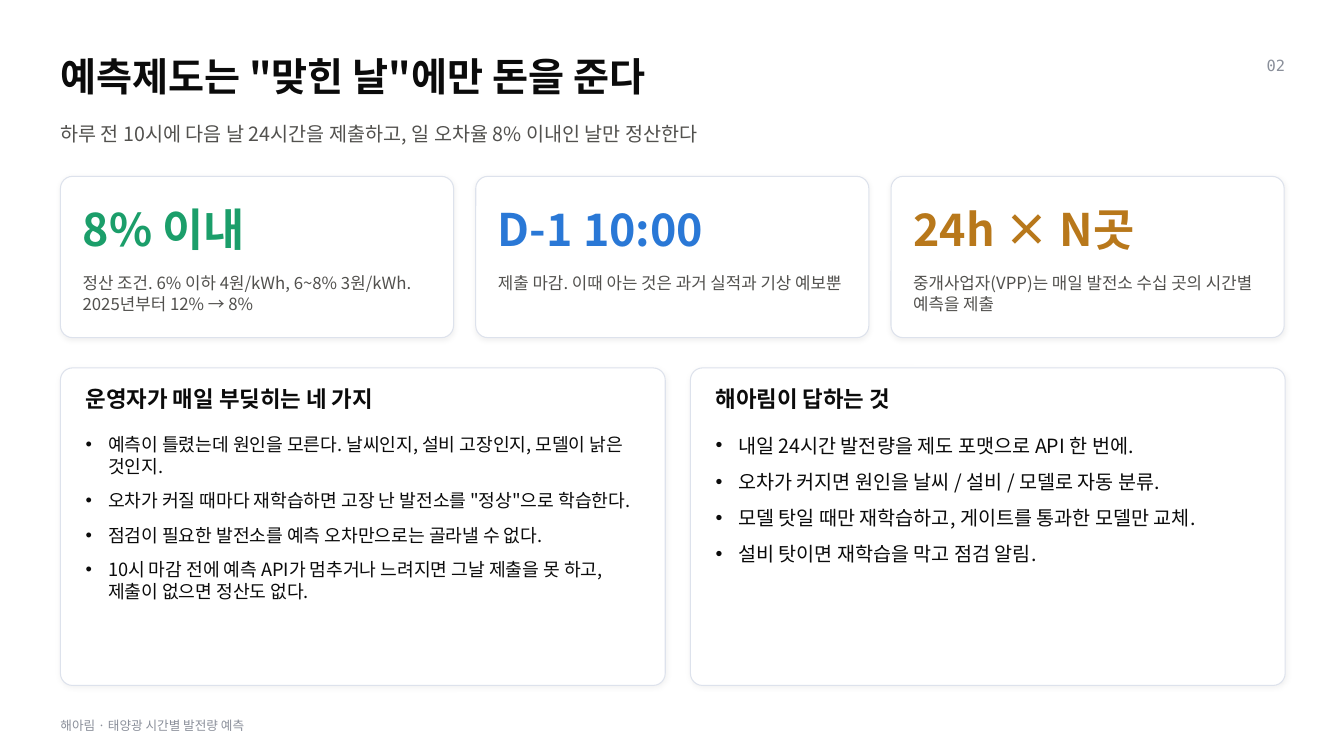
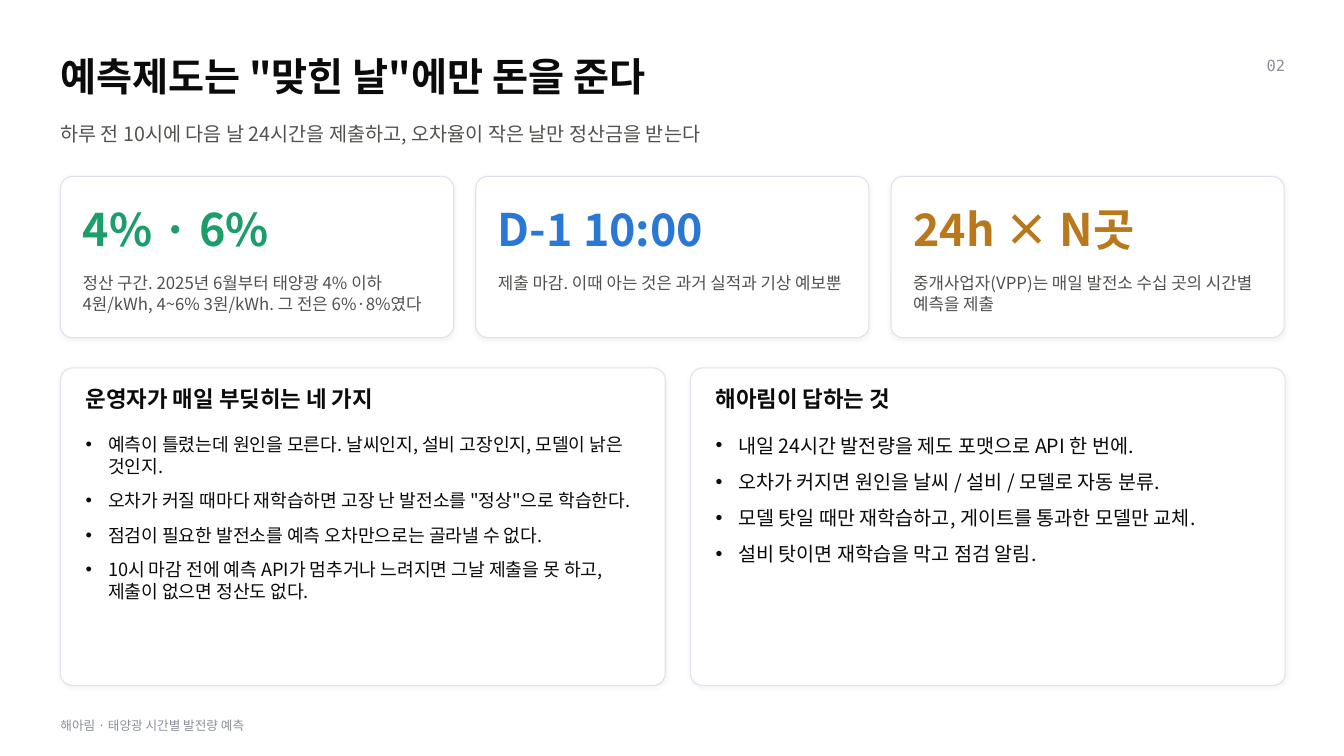
Before and after one commit to leemingi0906/model-serving, a slide deck: slide 2 of team_solar/release/해아림_발표.pptx. Drawn at 1344x756 pixels with LibreOffice and Linux fonts; fonts in the diff are those of the drawing. Boxes give left, top, right and bottom in pixels: in the first picture for what was removed or moved away, otherwise in the second. Text is boxed around its words. In the diff, an @@ line names an element or a change of style, - is before the commit and + after.

```diff
--- a/team_solar/release/해아림_발표.pptx
+++ b/team_solar/release/해아림_발표.pptx
@@ text at (60,124,700,145): text changed @@
-하루 전 10시에 다음 날 24시간을 제출하고, 일 오차율 8% 이내인 날만 정산한다
+하루 전 10시에 다음 날 24시간을 제출하고, 오차율이 작은 날만 정산금을 받는다
@@ text at (83,212,269,247): text changed @@
-8% 이내
+4% · 6%
@@ text at (83,275,422,313): text changed @@
-정산 조건. 6% 이하 4원/kWh, 6~8% 3원/kWh. 2025년부터 12% → 8%
+정산 구간. 2025년 6월부터 태양광 4% 이하 4원/kWh, 4~6% 3원/kWh. 그 전은 6%·8%였다
```
Also in this commit, not shown: 1 other slide changed, 1 other file.
